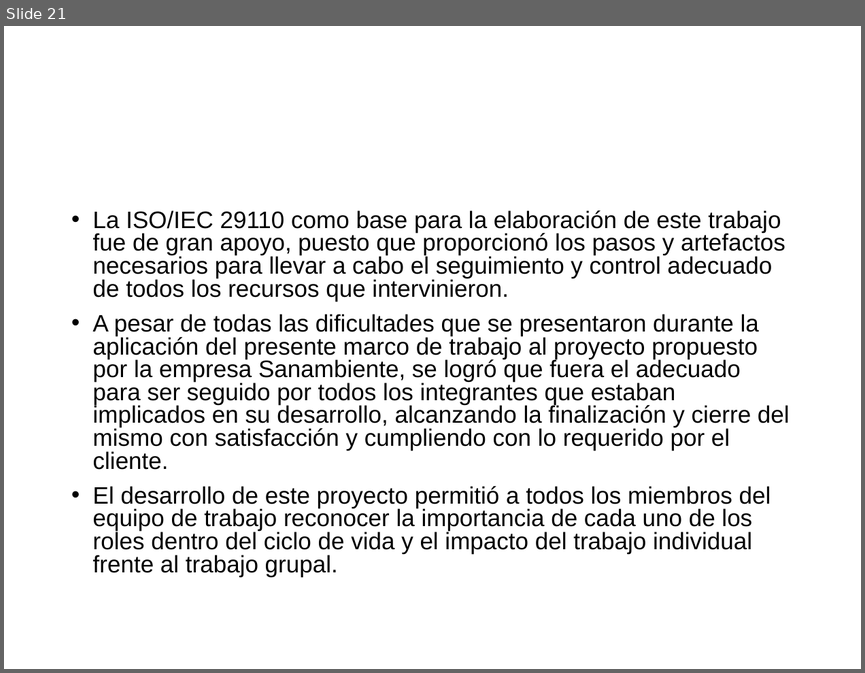
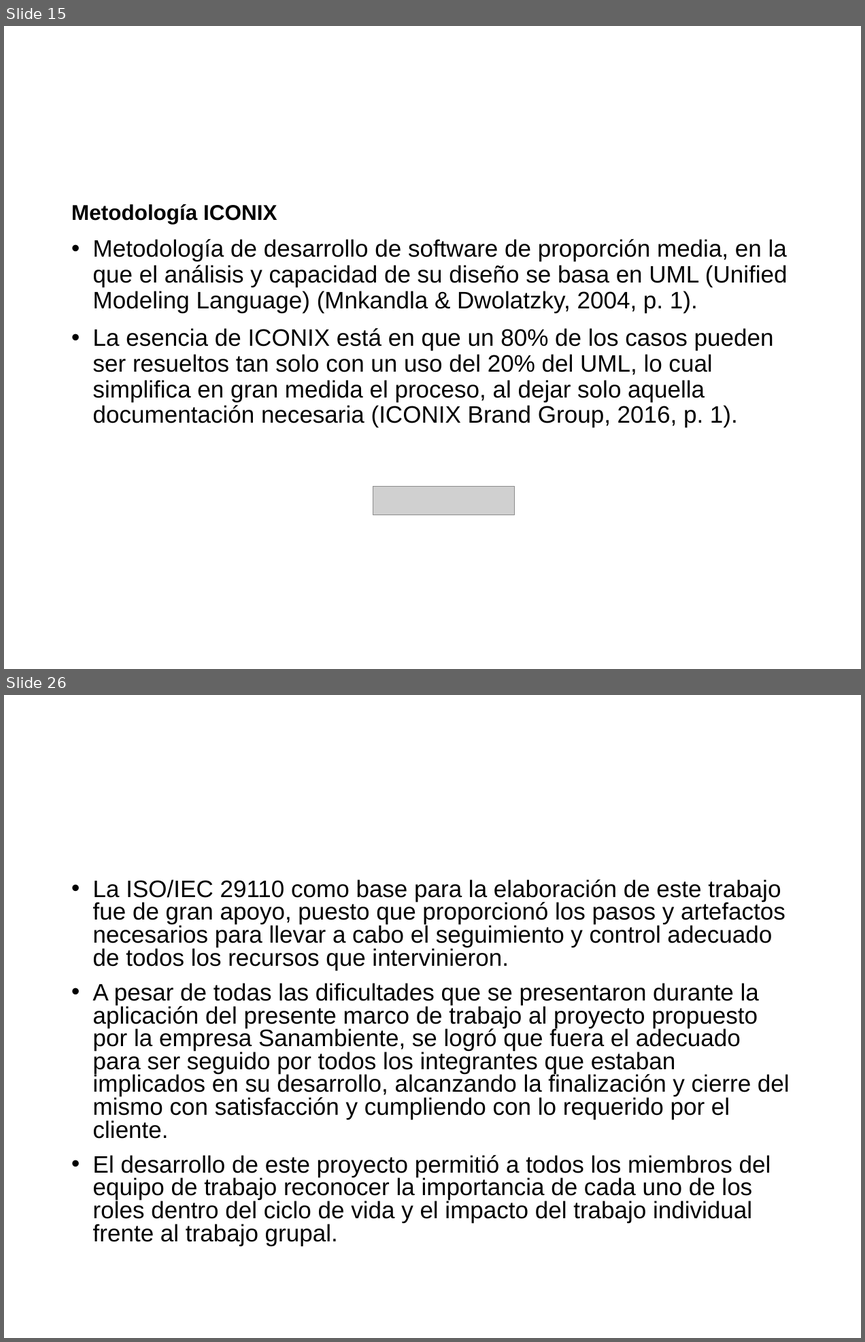
Before and after one commit to cristianpazu/Proyecto-Sanambiente, a slide deck: Documento(s) de proyecto de grado/Presentación del proyecto de grado.pptx. Shown one above the other, each under a label of ours: slide 21 before the commit, slides 15 and 26 after it; the slides between them are not shown. The pictures are 865x673 and 865x1342 pixels, drawn with LibreOffice and Linux fonts; fonts in the diff are those of the drawing; grey boxes stand for pictures; background and template pictures are left out. Boxes give left, top, right and bottom in pixels: in the first picture for what was removed or moved away, otherwise in the second. Text is boxed around its words. In the diff, an @@ line names an element or a change of style, - is before the commit and + after.

```diff
--- a/Documento(s) de proyecto de grado/Presentación del proyecto de grado.pptx
+++ b/Documento(s) de proyecto de grado/Presentación del proyecto de grado.pptx
@@ slide 15 added at box(4, 26, 861, 669), background picture (left out) @@
@@ title added at box(193, 81, 835, 152), 25 pt, text #FFFFFF, bold @@
+Marco teórico (5/6)
@@ text added at box(71, 204, 787, 427), 20 pt, text #000000 @@
+Metodología ICONIX
+• Metodología de desarrollo de software de proporción media, en la que el análisis y capacidad de su diseño se basa en UML (Unified Modeling Language) (Mnkandla & Dwolatzky, 2004, p. 1).
+• La esencia de ICONIX está en que un 80% de los casos pueden ser resueltos tan solo con un uso del 20% del UML, lo cual simplifica en gran medida el proceso, al dejar solo aquella documentación necesaria (ICONIX Brand Group, 2016, p. 1).
@@ picture added at box(373, 486, 515, 514) @@
@@ what was slide 21 is now slide 26 @@
```
Also in this commit, not shown: 18 slides changed, 4 other slides added.
